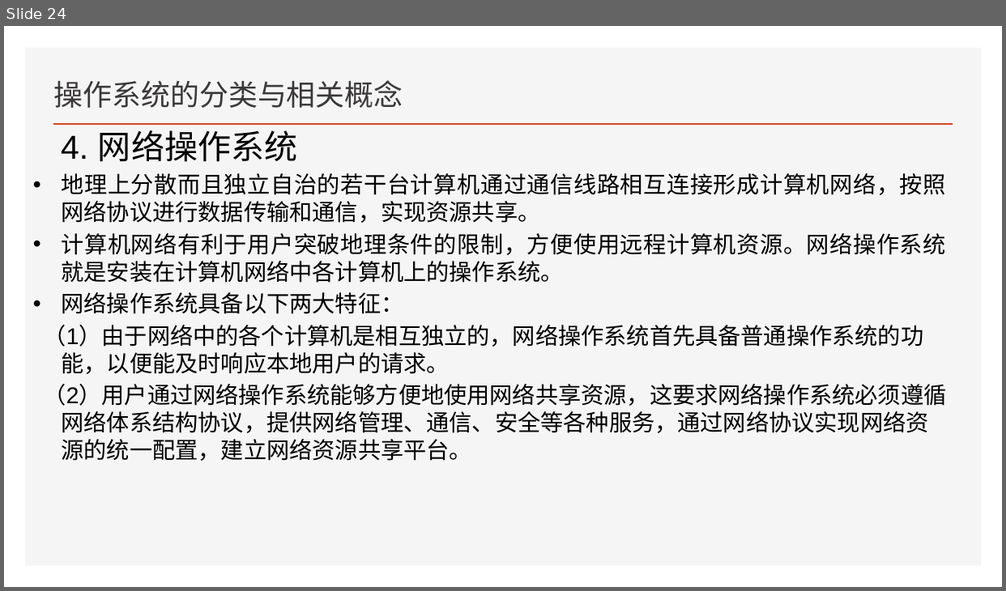
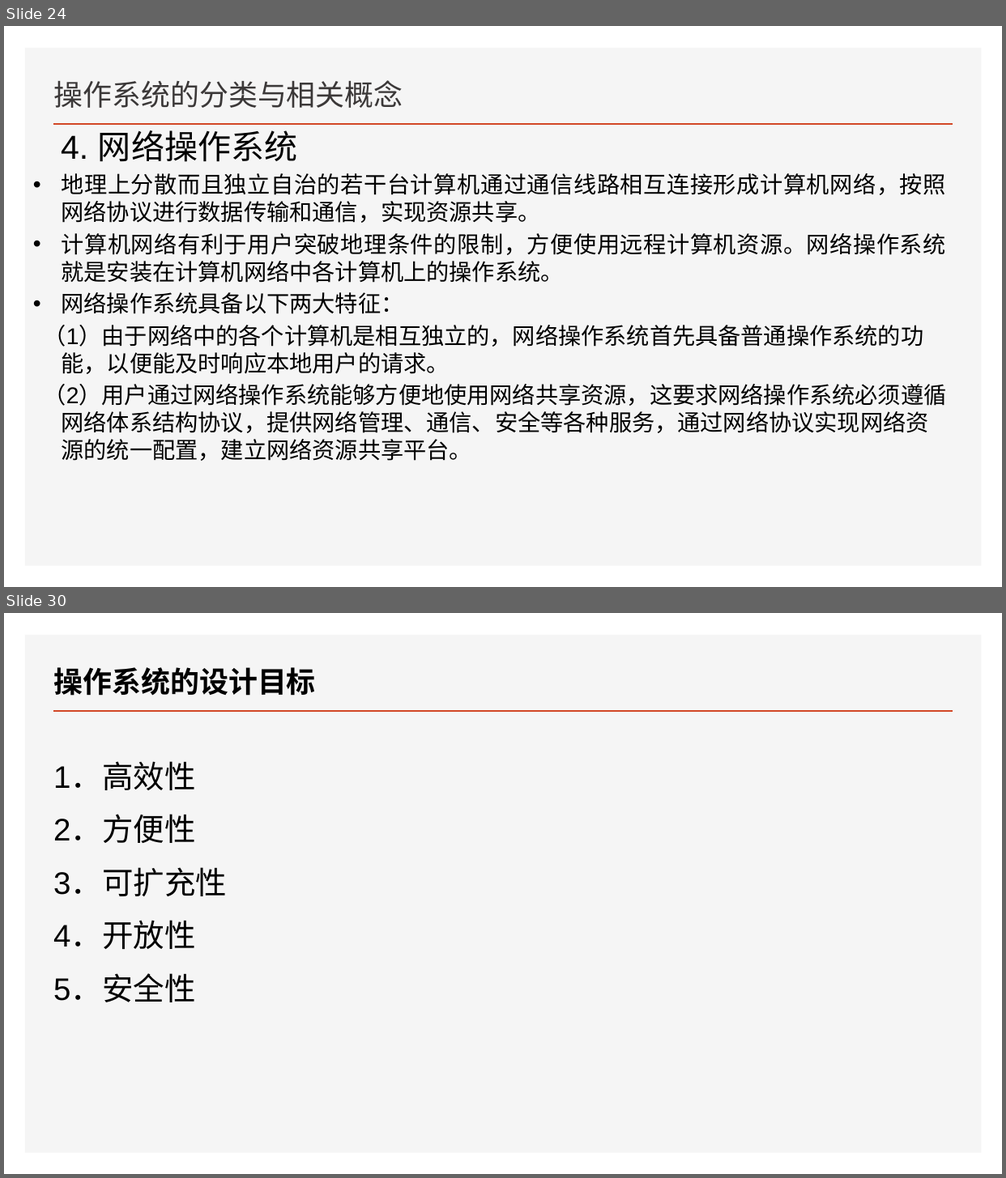
Before and after one commit to FourierAI/Operating-system, a slide deck: 导论/操作系统.pptx. Shown one above the other, each under a label of ours: slide 24 before the commit, slides 24 and 30 after it; the slides between them are not shown. The pictures are 1006x591 and 1006x1178 pixels, drawn with LibreOffice and Linux fonts; fonts in the diff are those of the drawing. Boxes give left, top, right and bottom in pixels: in the first picture for what was removed or moved away, otherwise in the second. Text is boxed around its words. In the diff, an @@ line names an element or a change of style, - is before the commit and + after.

```diff
--- a/导论/操作系统.pptx
+++ b/导论/操作系统.pptx
@@ slide 30 added at (4,613,1002,1174), background #FFFFFF; not listed: 2 template elements that a slide beside it also shows @@
@@ title added at (54,667,316,696), 28 pt, text #000000, bold @@
+操作系统的设计目标
@@ text added at (53,763,227,1003), 30 pt, text #000000 @@
+1．高效性
+2．方便性
+3．可扩充性
+4．开放性
+5．安全性
```
Also in this commit, not shown: 2 slides changed, 18 other slides added.
